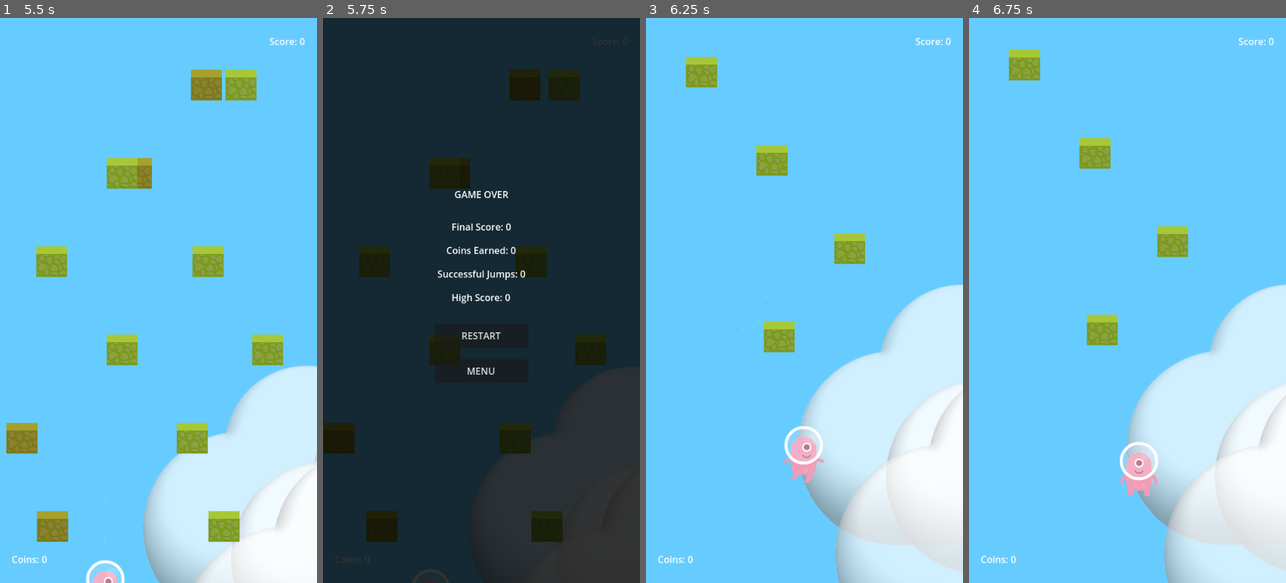
Above: before the commit, frames 1-4 (left to right).
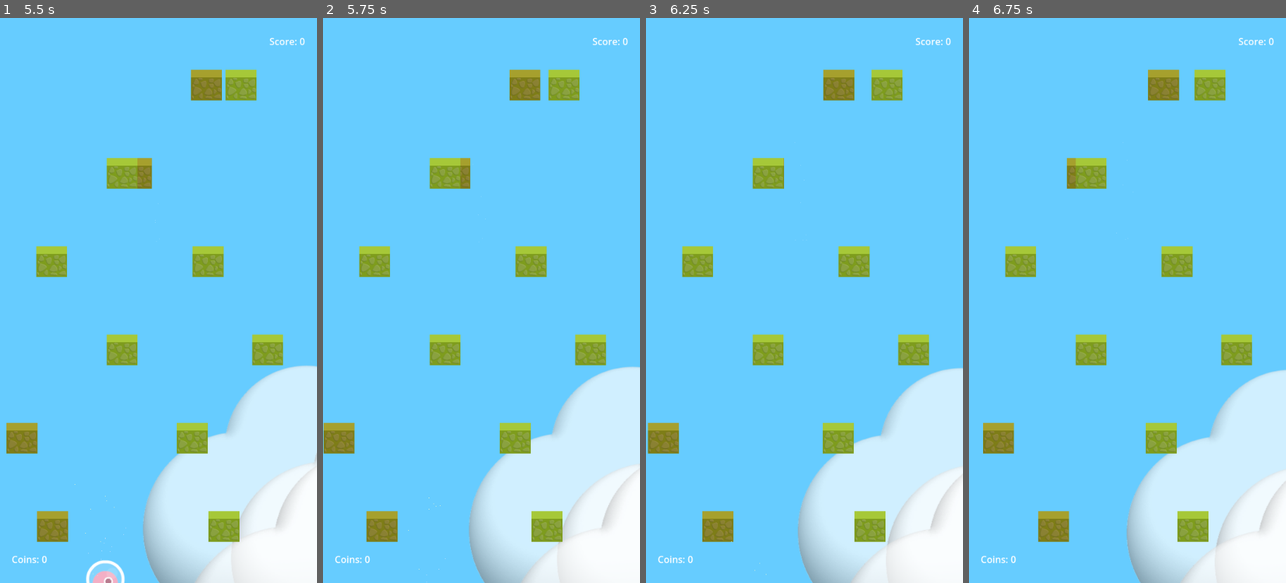
Above: after the commit, the same moments.

Repository: jeanleonhirwa/hopnsplat
Game: Godot game, scene res://scenes/MainMenu.tscn
The game is run twice, just before and just after one commit, with the same random seed, the same clock (stepped at 60 frames per second) and the same inputs.
Inputs (mouse positions are in pixels of both pictures, inside the frame that each line leads up to):
- Up to frame 1 (5.5 s): click "🚀 PLAY" at 0.5 s; tap Enter (ui_accept) at 1.25, 1.52, 4.52 s; move the mouse to (228, 272) at 1.27 s; hold Right (ui_right) 1.28-2 s; click (228, 272) at 1.42 s; drag from (95, 328) to (142, 413) at 2.02 s; move the mouse to (190, 176) at 2.77 s; hold Left (ui_left) 2.78-3.5 s; drag from (142, 413) to (63, 215) at 3.52 s; move the mouse to (253, 385) at 4.27 s; hold Right (ui_right) 4.28-5 s; tap Escape (ui_cancel) at 4.9 s; drag from (63, 215) to (110, 159) at 5.02 s
- Up to frame 2 (5.75 s): no input
- Up to frame 3 (6.25 s): click (804, 334) at 5.75 s, where only the run before the commit has a clickable "RESTART"
- Up to frame 4 (6.75 s): move the mouse to (1143, 300) at 6.52 s; hold Right (ui_right) from 6.53 s (still down); click (1143, 300) at 6.67 s

Frame 1 is identical in both runs. In frame 2, 100% of the frame differs, in the area x 0-100%, y 0-100%; in frame 3, 22%; in frame 4, 22%.

Commit message:
Thirteenth commit: pause and resume system

Diff:
--- /dev/null
+++ b/scenes/PauseScreen.tscn
@@ -0,0 +1,87 @@
+[gd_scene load_steps=2 format=3 uid="uid://bxjm8q7n4k8ys"]
+
+[ext_resource type="Script" path="res://scripts/pause_screen.gd" id="1_pause_script"]
+
+[node name="PauseScreen" type="Control"]
+layout_mode = 3
+anchors_preset = 15
+anchor_right = 1.0
+anchor_bottom = 1.0
+script = ExtResource("1_pause_script")
+
+[node name="Background" type="ColorRect" parent="."]
+layout_mode = 1
+anchors_preset = 15
+anchor_right = 1.0
+anchor_bottom = 1.0
+color = Color(0, 0, 0, 0.7)
+
+[node name="PausePanel" type="Panel" parent="."]
+layout_mode = 1
+anchors_preset = 8
+anchor_left = 0.5
+anchor_top = 0.5
+anchor_right = 0.5
+anchor_bottom = 0.5
+offset_left = -200.0
+offset_top = -250.0
+offset_right = 200.0
+offset_bottom = 250.0
+
+[node name="VBoxContainer" type="VBoxContainer" parent="PausePanel"]
+layout_mode = 1
+anchors_preset = 15
+anchor_right = 1.0
+anchor_bottom = 1.0
+offset_left = 20.0
+offset_top = 20.0
+offset_right = -20.0
+offset_bottom = -20.0
+
+[node name="TitleLabel" type="Label" parent="PausePanel/VBoxContainer"]
+layout_mode = 2
+text = "GAME PAUSED"
+horizontal_alignment = 1
+vertical_alignment = 1
+
+[node name="HSeparator" type="HSeparator" parent="PausePanel/VBoxContainer"]
+layout_mode = 2
+
+[node name="ScoreContainer" type="VBoxContainer" parent="PausePanel/VBoxContainer"]
+layout_mode = 2
+
+[node name="ScoreLabel" type="Label" parent="PausePanel/VBoxContainer/ScoreContainer"]
+layout_mode = 2
+text = "Score: 0"
+horizontal_alignment = 1
+
+[node name="CoinsLabel" type="Label" parent="PausePanel/VBoxContainer/ScoreContainer"]
+layout_mode = 2
+text = "Coins: 0"
+horizontal_alignment = 1
+
+[node name="HSeparator2" type="HSeparator" parent="PausePanel/VBoxContainer"]
+layout_mode = 2
+
+[node name="ButtonContainer" type="VBoxContainer" parent="PausePanel/VBoxContainer"]
+layout_mode = 2
+size_flags_vertical = 3
+
+[node name="ResumeButton" type="Button" parent="PausePanel/VBoxContainer/ButtonContainer"]
+layout_mode = 2
+size_flags_vertical = 3
+text = "RESUME"
+
+[node name="RestartButton" type="Button" parent="PausePanel/VBoxContainer/ButtonContainer"]
+layout_mode = 2
+size_flags_vertical = 3
+text = "RESTART"
+
+[node name="MenuButton" type="Button" parent="PausePanel/VBoxContainer/ButtonContainer"]
+layout_mode = 2
+size_flags_vertical = 3
+text = "MAIN MENU"
+
+[connection signal="pressed" from="PausePanel/VBoxContainer/ButtonContainer/ResumeButton" to="." method="_on_resume_pressed"]
+[connection signal="pressed" from="PausePanel/VBoxContainer/ButtonContainer/RestartButton" to="." method="_on_restart_pressed"]
+[connection signal="pressed" from="PausePanel/VBoxContainer/ButtonContainer/MenuButton" to="." method="_on_menu_pressed"]
--- a/scripts/main.gd
+++ b/scripts/main.gd
@@ -15,6 +15,7 @@
 @onready var currency_label = $UILayer/CurrencyLabel
 @onready var combo_label = $UILayer/ComboLabel
 @onready var ui_layer = $UILayer
+@onready var pause_screen = $PauseScreen
 
 # Score and Currency System
 var current_score: int = 0
@@ -35,6 +36,8 @@
 var highest_platform_reached: float = 0.0
 var game_started: bool = false
 var fall_threshold: float = 500.0  # Distance below camera to trigger game over
+var is_game_over: bool = false
+var is_paused: bool = false
 
 # Audio node (optional - will be null if not present in scene)
 var falling_sound: AudioStreamPlayer
@@ -66,6 +69,12 @@
 	if rising_danger:
 		rising_danger.start_game()
 
+	# Connect pause screen signals
+	if pause_screen:
+		pause_screen.connect("resume_game", _on_resume_game)
+		pause_screen.connect("restart_game", _on_restart_game)
+		pause_screen.connect("return_to_menu", _on_return_to_menu)
+
 	# Game over scene will be instantiated when needed
 
 	# Initialize boost UI
@@ -75,6 +84,47 @@
 	update_ui()
 
 	print("Game Manager initialized - Currency: ", total_currency, " Score: ", current_score)
+
+func _input(event):
+	"""Handle input events including pause"""
+	if event.is_action_pressed("ui_cancel") and current_game_state == GameState.PLAYING:
+		toggle_pause()
+
+func toggle_pause():
+	"""Toggle pause state"""
+	if current_game_state == GameState.PLAYING:
+		pause_game()
+	elif current_game_state == GameState.PAUSED:
+		resume_game()
+
+func pause_game():
+	"""Pause the game"""
+	current_game_state = GameState.PAUSED
+	is_paused = true
+	if pause_screen:
+		pause_screen.show_pause_screen(current_score, total_currency + session_currency)
+
+func resume_game():
+	"""Resume the game"""
+	current_game_state = GameState.PLAYING
+	is_paused = false
+	if pause_screen:
+		pause_screen.hide_pause_screen()
+
+func _on_resume_game():
+	"""Handle resume button from pause screen"""
+	resume_game()
+
+func _on_restart_game():
+	"""Handle restart button from pause screen"""
+	reset_game()
+
+func _on_return_to_menu():
+	"""Handle menu button from pause screen"""
+	# Save current progress
+	save_game_data()
+	# Return to main menu
+	get_tree().change_scene_to_file("res://scenes/MainMenu.tscn")
 
 func _process(_delta: float) -> void:
 	if current_game_state == GameState.PLAYING:
--- /dev/null
+++ b/scripts/pause_screen.gd
@@ -0,0 +1,88 @@
+extends Control
+
+# Pause screen UI controller
+# Handles pause menu interactions and display
+
+@onready var score_label = $PausePanel/VBoxContainer/ScoreContainer/ScoreLabel
+@onready var coins_label = $PausePanel/VBoxContainer/ScoreContainer/CoinsLabel
+@onready var resume_button = $PausePanel/VBoxContainer/ButtonContainer/ResumeButton
+@onready var restart_button = $PausePanel/VBoxContainer/ButtonContainer/RestartButton
+@onready var menu_button = $PausePanel/VBoxContainer/ButtonContainer/MenuButton
+
+signal resume_game
+signal restart_game
+signal return_to_menu
+
+func _ready():
+	# Hide pause screen initially
+	visible = false
+
+	# Style the buttons
+	style_buttons()
+
+func style_buttons():
+	"""Apply modern styling to buttons"""
+	var button_style = StyleBoxFlat.new()
+	button_style.bg_color = Color(0.2, 0.4, 0.8, 1.0)
+	button_style.corner_radius_top_left = 10
+	button_style.corner_radius_top_right = 10
+	button_style.corner_radius_bottom_left = 10
+	button_style.corner_radius_bottom_right = 10
+	button_style.border_width_left = 2
+	button_style.border_width_right = 2
+	button_style.border_width_top = 2
+	button_style.border_width_bottom = 2
+	button_style.border_color = Color(0.1, 0.2, 0.4, 1.0)
+
+	var button_hover_style = StyleBoxFlat.new()
+	button_hover_style.bg_color = Color(0.3, 0.5, 0.9, 1.0)
+	button_hover_style.corner_radius_top_left = 10
+	button_hover_style.corner_radius_top_right = 10
+	button_hover_style.corner_radius_bottom_left = 10
+	button_hover_style.corner_radius_bottom_right = 10
+	button_hover_style.border_width_left = 2
+	button_hover_style.border_width_right = 2
+	button_hover_style.border_width_top = 2
+	button_hover_style.border_width_bottom = 2
+	button_hover_style.border_color = Color(0.2, 0.3, 0.5, 1.0)
+
+	# Apply styles to all buttons
+	for button in [resume_button, restart_button, menu_button]:
+		button.add_theme_stylebox_override("normal", button_style)
+		button.add_theme_stylebox_override("hover", button_hover_style)
+		button.add_theme_color_override("font_color", Color.WHITE)
+		button.add_theme_font_size_override("font_size", 18)
+
+func show_pause_screen(current_score: int, current_coins: int):
+	"""Display pause screen with current game stats"""
+	score_label.text = "Score: " + str(current_score)
+	coins_label.text = "Coins: " + str(current_coins)
+	visible = true
+
+	# Pause the game tree
+	get_tree().paused = true
+
+func hide_pause_screen():
+	"""Hide pause screen and resume game"""
+	visible = false
+	get_tree().paused = false
+
+func _on_resume_pressed():
+	"""Resume button pressed"""
+	hide_pause_screen()
+	resume_game.emit()
+
+func _on_restart_pressed():
+	"""Restart button pressed"""
+	hide_pause_screen()
+	restart_game.emit()
+
+func _on_menu_pressed():
+	"""Menu button pressed"""
+	hide_pause_screen()
+	return_to_menu.emit()
+
+func _input(event):
+	"""Handle input events"""
+	if event.is_action_pressed("ui_cancel") and visible:
+		_on_resume_pressed()
Not shown: 1 places in scenes/Main.tscn that only renumber resources
Not shown, added: scripts/pause_screen.gd.uid
